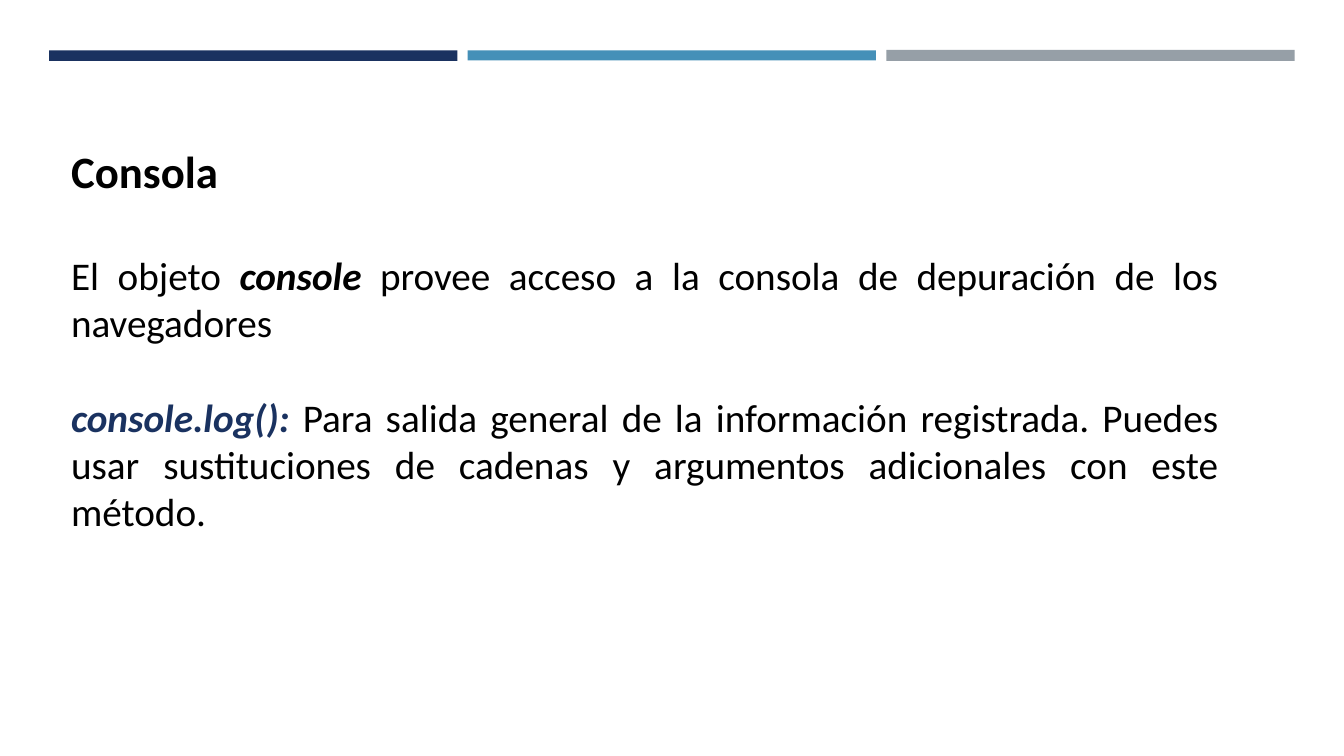
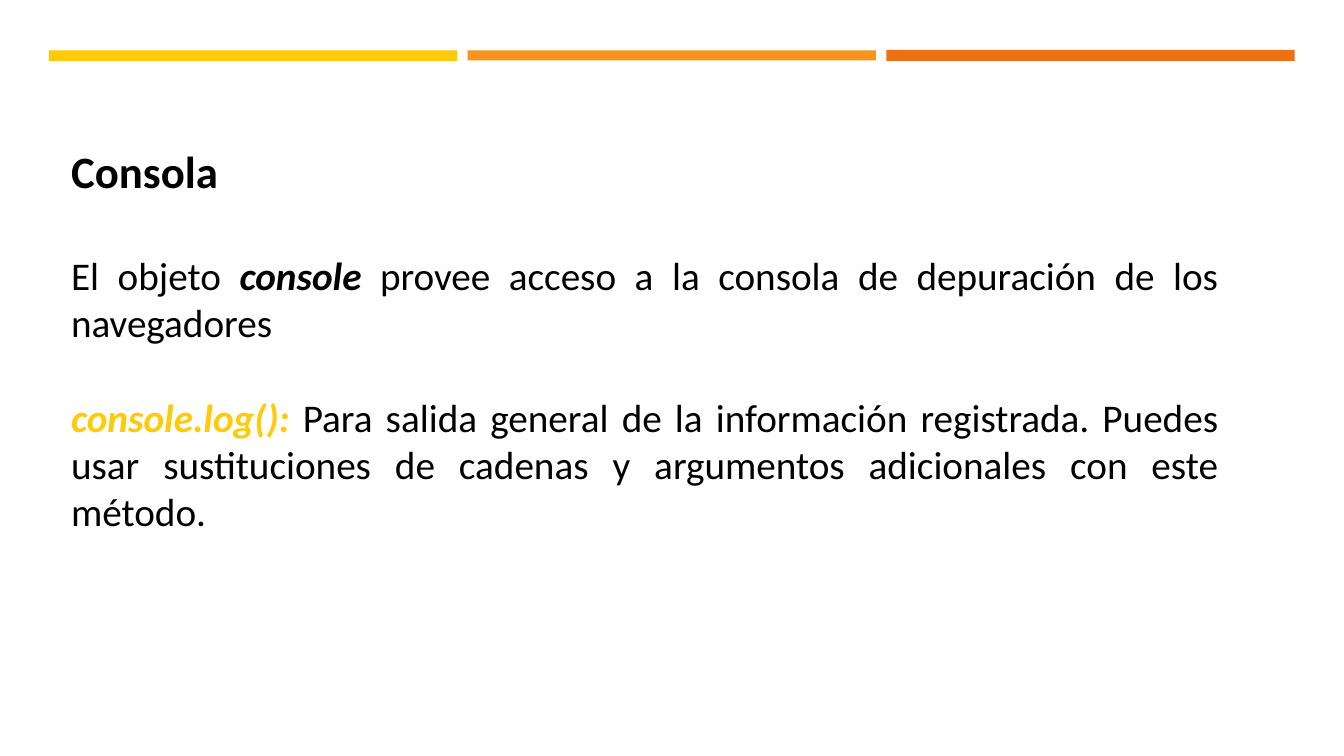
Before and after one commit to Camilobd/MinTic---Desarrollo-Web_Gr-9-10, a slide deck: slide 5 of Recursos/1. JavaScript.pptx. Drawn at 1344x756 pixels with LibreOffice and Linux fonts; fonts in the diff are those of the drawing. Boxes give left, top, right and bottom in pixels: in the first picture for what was removed or moved away, otherwise in the second. Text is boxed around its words. In the diff, an @@ line names an element or a change of style, - is before the commit and + after.

```diff
--- a/Recursos/1. JavaScript.pptx
+++ b/Recursos/1. JavaScript.pptx
@@ rectangle at (x1=49, y1=50, x2=458, y2=60): fill #1A3260 to #FFCA08 @@
@@ rectangle at (x1=468, y1=50, x2=876, y2=60): fill #4590B8 to #F8931D @@
@@ rectangle at (x1=886, y1=50, x2=1295, y2=62): fill #969FA7 to #EC7016 @@
@@ text at (x1=71, y1=403, x2=1218, y2=527): text colour #1A3260 to #FFCA08 in "console.log():" @@
```
Also in this commit, not shown: 27 other slides changed, 27 other files.
